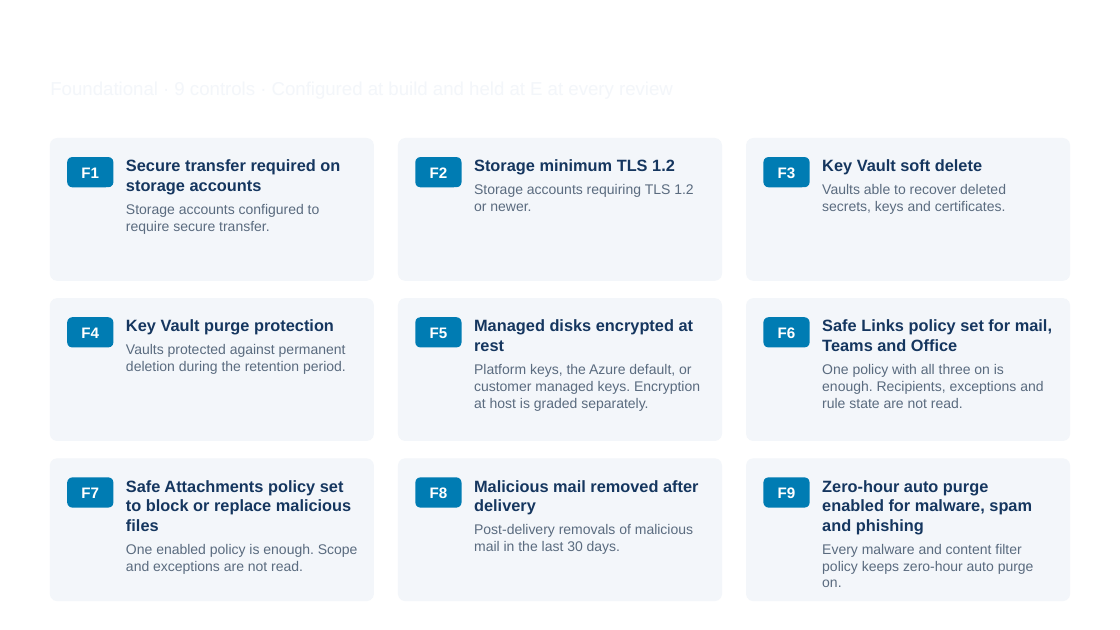
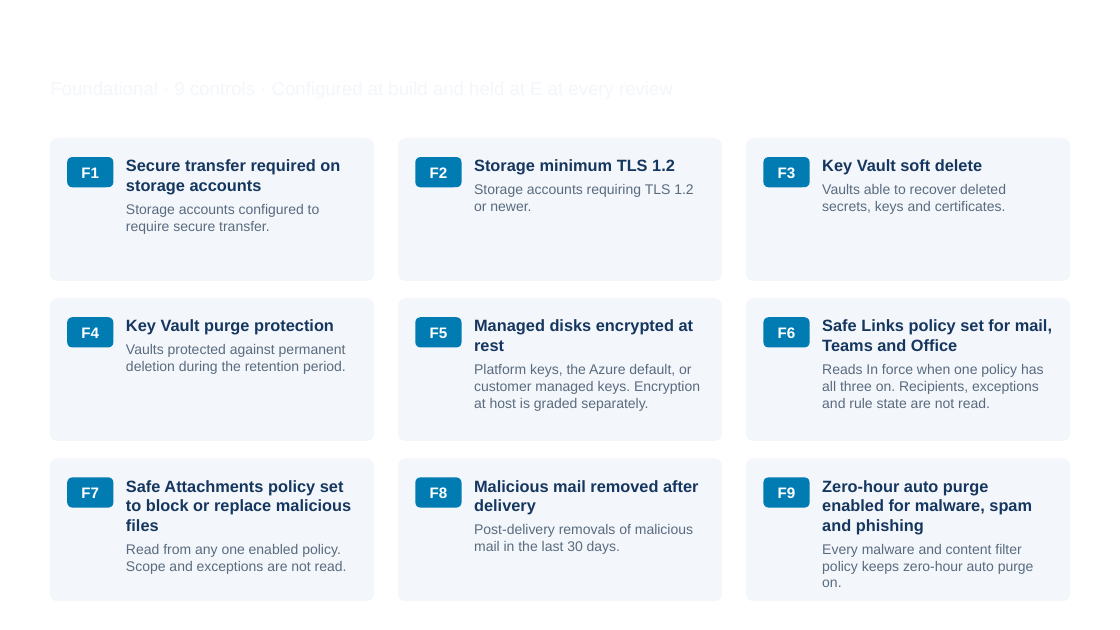
Before and after one commit to nexus-kernel/CyberSOC_Creation, a slide deck: slide 11 of docs/The Controls That Matter.pptx. Drawn at 1120x630 pixels with LibreOffice and Linux fonts; fonts in the diff are those of the drawing; background and template pictures are left out. Boxes give left, top, right and bottom in pixels: in the first picture for what was removed or moved away, otherwise in the second. Text is boxed around its words. In the diff, an @@ line names an element or a change of style, - is before the commit and + after.

```diff
--- a/docs/The Controls That Matter.pptx
+++ b/docs/The Controls That Matter.pptx
@@ text at <box>822,364,1044,408</box>: text changed @@
-One policy with all three on is enough. Recipients, exceptions and rule state are not read.
+Reads In force when one policy has all three on. Recipients, exceptions and rule state are not read.
@@ text at <box>126,544,347,574</box>: text changed @@
-One enabled policy is enough. Scope and exceptions are not read.
+Read from any one enabled policy. Scope and exceptions are not read.
```
Also in this commit, not shown: 3 other files.
